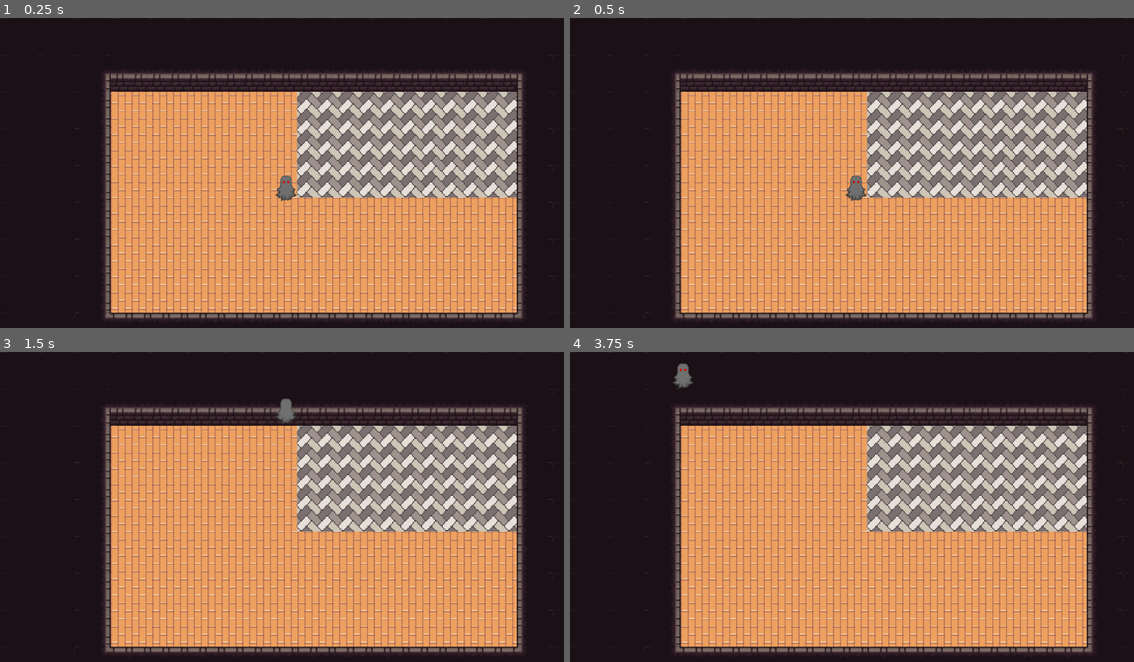
Above: before the commit, frames 1-4 (two rows, left to right).
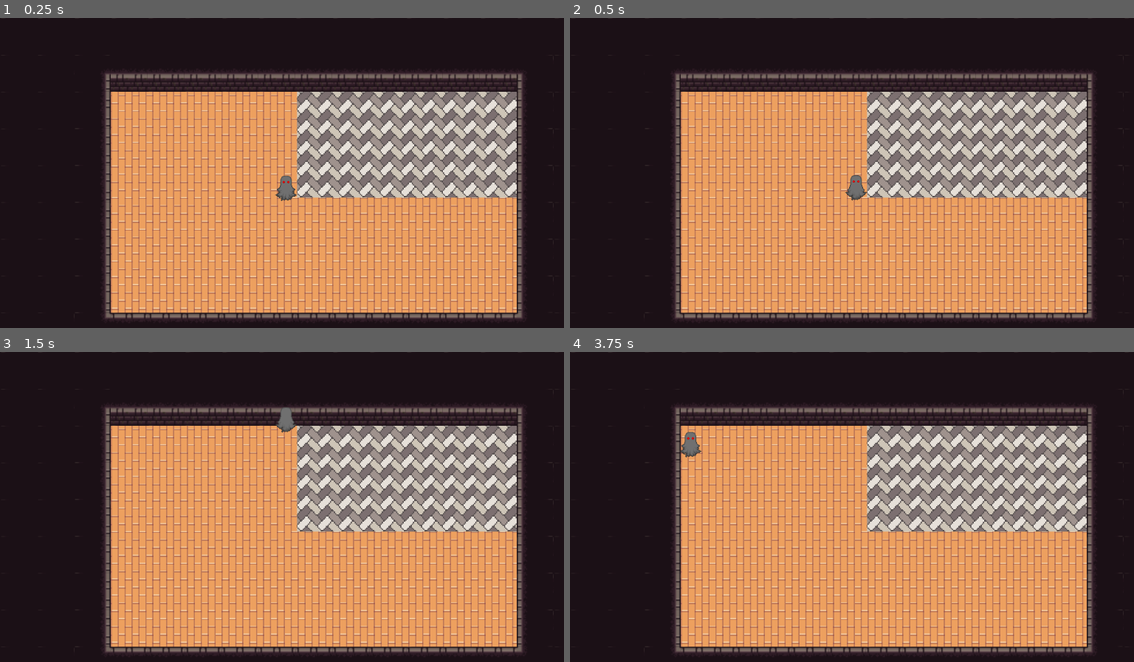
Above: after the commit, the same moments.

Repository: ikylios/GPC2022
Game: Godot game, scene res://Main.tscn
The game is run twice, just before and just after one commit, with the same random seed, the same clock (stepped at 60 frames per second) and the same inputs.
Inputs:
- Up to frame 1 (0.25 s): no input
- Up to frame 2 (0.5 s): no input
- Up to frame 3 (1.5 s): tap Enter at 0.5 s; hold W (move_up) from 0.53 s (still down)
- Up to frame 4 (3.75 s): release W (move_up) at 2.03 s; hold A (move_left) 2.03-3.53 s; hold S (move_down) from 3.53 s (still down)

Frame 1 is identical in both runs. In frame 2, less than 0.1% of the frame differs, in the area x 48-53%, y 50-60%; in frame 3, 0.2%; in frame 4, 0.4%, in the area x 18-24%, y 3-35%.

Commit message:
walls have collision, player character movement altered to honor this change.

Diff:
--- a/src/Main.tscn
+++ b/src/Main.tscn
@@ -6,77 +6,44 @@
 [ext_resource path="res://assets/floor/slab5.png" type="Texture" id=4]
 [ext_resource path="res://assets/wall/0f6a29db-2521-4e60-899f-1795dfa4906e.png" type="Texture" id=5]
 
-[sub_resource type="ConvexPolygonShape2D" id=2]
-points = PoolVector2Array( 8, 32, 0, 32, 0, 0, 8, 0 )
-
-[sub_resource type="ConvexPolygonShape2D" id=3]
-points = PoolVector2Array( 32, 32, 24, 32, 24, 0, 32, 0 )
-
-[sub_resource type="ConvexPolygonShape2D" id=4]
-points = PoolVector2Array( 24, 32, 8, 32, 8, 16, 24, 16 )
-
-[sub_resource type="ConvexPolygonShape2D" id=5]
-points = PoolVector2Array( 32, 32, 0, 32, 0, 16, 32, 16 )
-
-[sub_resource type="ConvexPolygonShape2D" id=6]
-points = PoolVector2Array( 32, 16, 24, 16, 24, 0, 32, 0 )
-
-[sub_resource type="ConvexPolygonShape2D" id=7]
-points = PoolVector2Array( 24, 8, 0, 8, 0, 0, 24, 0 )
-
-[sub_resource type="ConvexPolygonShape2D" id=8]
-points = PoolVector2Array( 32, 8, 0, 8, 0, 0, 32, 0 )
-
-[sub_resource type="ConvexPolygonShape2D" id=9]
-points = PoolVector2Array( 32, 32, 0, 32, 0, 16, 32, 16 )
-
-[sub_resource type="ConvexPolygonShape2D" id=10]
-points = PoolVector2Array( 32, 32, 0, 32, 0, 24, 32, 24 )
-
-[sub_resource type="ConvexPolygonShape2D" id=11]
-points = PoolVector2Array( 32, 32, 0, 32, 0, 24, 32, 24 )
-
-[sub_resource type="ConvexPolygonShape2D" id=12]
-points = PoolVector2Array( 32, 24, 24, 24, 24, 0, 32, 0 )
-
-[sub_resource type="ConvexPolygonShape2D" id=13]
-points = PoolVector2Array( 8, 32, 0, 32, 0, 0, 8, 0 )
-
-[sub_resource type="ConvexPolygonShape2D" id=14]
-points = PoolVector2Array( 32, 32, 8, 32, 8, 24, 32, 24 )
-
-[sub_resource type="ConvexPolygonShape2D" id=15]
-points = PoolVector2Array( 32, 32, 24, 32, 24, 0, 32, 0 )
-
-[sub_resource type="ConvexPolygonShape2D" id=16]
-points = PoolVector2Array( 32, 32, 24, 32, 24, 0, 32, 0 )
-
-[sub_resource type="ConvexPolygonShape2D" id=17]
+[sub_resource type="ConvexPolygonShape2D" id=26]
 points = PoolVector2Array( 32, 32, 0, 32, 0, 0, 32, 0 )
 
-[sub_resource type="ConvexPolygonShape2D" id=18]
-points = PoolVector2Array( 32, 8, 0, 8, 0, 0, 32, 0 )
+[sub_resource type="ConvexPolygonShape2D" id=30]
+points = PoolVector2Array( 32, 32, 0, 32, 0, 0, 32, 0 )
 
-[sub_resource type="ConvexPolygonShape2D" id=19]
-points = PoolVector2Array( 0, 0, 8, 0, 8, 32, 0, 32 )
+[sub_resource type="ConvexPolygonShape2D" id=33]
+points = PoolVector2Array( 32, 32, 0, 32, 0, 0, 32, 0 )
 
-[sub_resource type="ConvexPolygonShape2D" id=20]
-points = PoolVector2Array( 32, 8, 8, 8, 8, 0, 32, 0 )
+[sub_resource type="ConvexPolygonShape2D" id=34]
+points = PoolVector2Array( 32, 32, 0, 32, 0, 0, 32, 0 )
 
-[sub_resource type="ConvexPolygonShape2D" id=21]
-points = PoolVector2Array( 8, 32, 0, 32, 0, 0, 8, 0 )
+[sub_resource type="ConvexPolygonShape2D" id=35]
+points = PoolVector2Array( 32, 32, 0, 32, 0, 0, 32, 0 )
 
-[sub_resource type="ConvexPolygonShape2D" id=22]
-points = PoolVector2Array( 32, 8, 0, 8, 0, 0, 32, 0 )
+[sub_resource type="ConvexPolygonShape2D" id=36]
+points = PoolVector2Array( 32, 32, 0, 32, 0, 0, 32, 0 )
 
-[sub_resource type="ConvexPolygonShape2D" id=23]
-points = PoolVector2Array( 32, 32, 24, 32, 24, 8, 32, 8 )
+[sub_resource type="ConvexPolygonShape2D" id=37]
+points = PoolVector2Array( 0, 0, 32, 0, 32, 32, 0, 32 )
 
-[sub_resource type="ConvexPolygonShape2D" id=24]
-points = PoolVector2Array( 8, 32, 0, 32, 0, 0, 8, 0 )
+[sub_resource type="ConvexPolygonShape2D" id=38]
+points = PoolVector2Array( 32, 32, 0, 32, 0, 0, 32, 0 )
 
-[sub_resource type="ConvexPolygonShape2D" id=25]
-points = PoolVector2Array( 32, 32, 24, 32, 24, 0, 32, 0 )
+[sub_resource type="ConvexPolygonShape2D" id=39]
+points = PoolVector2Array( 32, 32, 0, 32, 0, 0, 32, 0 )
+
+[sub_resource type="ConvexPolygonShape2D" id=40]
+points = PoolVector2Array( 32, 32, 0, 32, 0, 0, 32, 0 )
+
+[sub_resource type="ConvexPolygonShape2D" id=41]
+points = PoolVector2Array( 32, 32, 0, 32, 0, 0, 32, 0 )
+
+[sub_resource type="ConvexPolygonShape2D" id=42]
+points = PoolVector2Array( 32, 16, 0, 16, 0, 0, 32, 0 )
+
+[sub_resource type="ConvexPolygonShape2D" id=43]
+points = PoolVector2Array( 32, 16, 0, 16, 0, 0, 32, 0 )
 
 [sub_resource type="TileSet" id=1]
 0/name = "0f6a29db-2521-4e60-899f-1795dfa4906e.png 0"
@@ -98,152 +65,86 @@
 0/navigation_offset = Vector2( 0, 0 )
 0/shape_offset = Vector2( 0, 0 )
 0/shape_transform = Transform2D( 1, 0, 0, 1, 0, 0 )
-0/shape = SubResource( 2 )
+0/shape = SubResource( 26 )
 0/shape_one_way = false
 0/shape_one_way_margin = 1.0
 0/shapes = [ {
-"autotile_coord": Vector2( 1, 0 ),
+"autotile_coord": Vector2( 5, 5 ),
 "one_way": false,
 "one_way_margin": 1.0,
-"shape": SubResource( 2 ),
+"shape": SubResource( 26 ),
 "shape_transform": Transform2D( 1, 0, 0, 1, 0, 0 )
 }, {
-"autotile_coord": Vector2( 1, 0 ),
+"autotile_coord": Vector2( 1, 5 ),
 "one_way": false,
 "one_way_margin": 1.0,
-"shape": SubResource( 3 ),
+"shape": SubResource( 30 ),
 "shape_transform": Transform2D( 1, 0, 0, 1, 0, 0 )
 }, {
-"autotile_coord": Vector2( 1, 0 ),
+"autotile_coord": Vector2( 4, 3 ),
 "one_way": false,
 "one_way_margin": 1.0,
-"shape": SubResource( 4 ),
+"shape": SubResource( 33 ),
 "shape_transform": Transform2D( 1, 0, 0, 1, 0, 0 )
 }, {
-"autotile_coord": Vector2( 2, 0 ),
+"autotile_coord": Vector2( 1, 4 ),
 "one_way": false,
 "one_way_margin": 1.0,
-"shape": SubResource( 5 ),
+"shape": SubResource( 34 ),
 "shape_transform": Transform2D( 1, 0, 0, 1, 0, 0 )
 }, {
-"autotile_coord": Vector2( 2, 0 ),
+"autotile_coord": Vector2( 2, 5 ),
 "one_way": false,
 "one_way_margin": 1.0,
-"shape": SubResource( 6 ),
+"shape": SubResource( 35 ),
 "shape_transform": Transform2D( 1, 0, 0, 1, 0, 0 )
 }, {
-"autotile_coord": Vector2( 2, 0 ),
+"autotile_coord": Vector2( 4, 5 ),
 "one_way": false,
 "one_way_margin": 1.0,
-"shape": SubResource( 7 ),
+"shape": SubResource( 36 ),
 "shape_transform": Transform2D( 1, 0, 0, 1, 0, 0 )
 }, {
-"autotile_coord": Vector2( 0, 1 ),
+"autotile_coord": Vector2( 4, 4 ),
 "one_way": false,
 "one_way_margin": 1.0,
-"shape": SubResource( 8 ),
+"shape": SubResource( 37 ),
 "shape_transform": Transform2D( 1, 0, 0, 1, 0, 0 )
 }, {
-"autotile_coord": Vector2( 0, 1 ),
+"autotile_coord": Vector2( 6, 5 ),
 "one_way": false,
 "one_way_margin": 1.0,
-"shape": SubResource( 9 ),
+"shape": SubResource( 38 ),
+"shape_transform": Transform2D( 1, 0, 0, 1, 0, 0 )
+}, {
+"autotile_coord": Vector2( 2, 4 ),
+"one_way": false,
+"one_way_margin": 1.0,
+"shape": SubResource( 39 ),
+"shape_transform": Transform2D( 1, 0, 0, 1, 0, 0 )
+}, {
+"autotile_coord": Vector2( 2, 3 ),
+"one_way": false,
+"one_way_margin": 1.0,
+"shape": SubResource( 40 ),
+"shape_transform": Transform2D( 1, 0, 0, 1, 0, 0 )
+}, {
+"autotile_coord": Vector2( 7, 0 ),
+"one_way": false,
+"one_way_margin": 1.0,
+"shape": SubResource( 41 ),
+"shape_transform": Transform2D( 1, 0, 0, 1, 0, 0 )
+}, {
+"autotile_coord": Vector2( 4, 0 ),
+"one_way": false,
+"one_way_margin": 1.0,
+"shape": SubResource( 42 ),
 "shape_transform": Transform2D( 1, 0, 0, 1, 0, 0 )
 }, {
 "autotile_coord": Vector2( 4, 1 ),
 "one_way": false,
 "one_way_margin": 1.0,
-"shape": SubResource( 10 ),
-"shape_transform": Transform2D( 1, 0, 0, 1, 0, 0 )
-}, {
-"autotile_coord": Vector2( 4, 0 ),
-"one_way": false,
-"one_way_margin": 1.0,
-"shape": SubResource( 11 ),
-"shape_transform": Transform2D( 1, 0, 0, 1, 0, 0 )
-}, {
-"autotile_coord": Vector2( 4, 0 ),
-"one_way": false,
-"one_way_margin": 1.0,
-"shape": SubResource( 12 ),
-"shape_transform": Transform2D( 1, 0, 0, 1, 0, 0 )
-}, {
-"autotile_coord": Vector2( 7, 0 ),
-"one_way": false,
-"one_way_margin": 1.0,
-"shape": SubResource( 13 ),
-"shape_transform": Transform2D( 1, 0, 0, 1, 0, 0 )
-}, {
-"autotile_coord": Vector2( 7, 0 ),
-"one_way": false,
-"one_way_margin": 1.0,
-"shape": SubResource( 14 ),
-"shape_transform": Transform2D( 1, 0, 0, 1, 0, 0 )
-}, {
-"autotile_coord": Vector2( 4, 3 ),
-"one_way": false,
-"one_way_margin": 1.0,
-"shape": SubResource( 15 ),
-"shape_transform": Transform2D( 1, 0, 0, 1, 0, 0 )
-}, {
-"autotile_coord": Vector2( 3, 3 ),
-"one_way": false,
-"one_way_margin": 1.0,
-"shape": SubResource( 16 ),
-"shape_transform": Transform2D( 1, 0, 0, 1, 0, 0 )
-}, {
-"autotile_coord": Vector2( 7, 5 ),
-"one_way": false,
-"one_way_margin": 1.0,
-"shape": SubResource( 17 ),
-"shape_transform": Transform2D( 1, 0, 0, 1, 0, 0 )
-}, {
-"autotile_coord": Vector2( 2, 5 ),
-"one_way": false,
-"one_way_margin": 1.0,
-"shape": SubResource( 18 ),
-"shape_transform": Transform2D( 1, 0, 0, 1, 0, 0 )
-}, {
-"autotile_coord": Vector2( 2, 4 ),
-"one_way": false,
-"one_way_margin": 1.0,
-"shape": SubResource( 19 ),
-"shape_transform": Transform2D( 1, 0, 0, 1, 0, 0 )
-}, {
-"autotile_coord": Vector2( 2, 4 ),
-"one_way": false,
-"one_way_margin": 1.0,
-"shape": SubResource( 20 ),
-"shape_transform": Transform2D( 1, 0, 0, 1, 0, 0 )
-}, {
-"autotile_coord": Vector2( 4, 4 ),
-"one_way": false,
-"one_way_margin": 1.0,
-"shape": SubResource( 21 ),
-"shape_transform": Transform2D( 1, 0, 0, 1, 0, 0 )
-}, {
-"autotile_coord": Vector2( 2, 3 ),
-"one_way": false,
-"one_way_margin": 1.0,
-"shape": SubResource( 22 ),
-"shape_transform": Transform2D( 1, 0, 0, 1, 0, 0 )
-}, {
-"autotile_coord": Vector2( 2, 3 ),
-"one_way": false,
-"one_way_margin": 1.0,
-"shape": SubResource( 23 ),
-"shape_transform": Transform2D( 1, 0, 0, 1, 0, 0 )
-}, {
-"autotile_coord": Vector2( 6, 1 ),
-"one_way": false,
-"one_way_margin": 1.0,
-"shape": SubResource( 24 ),
-"shape_transform": Transform2D( 1, 0, 0, 1, 0, 0 )
-}, {
-"autotile_coord": Vector2( 6, 1 ),
-"one_way": false,
-"one_way_margin": 1.0,
-"shape": SubResource( 25 ),
+"shape": SubResource( 43 ),
 "shape_transform": Transform2D( 1, 0, 0, 1, 0, 0 )
 } ]
 0/z_index = 0
@@ -271,10 +172,9 @@
 tile_set = SubResource( 1 )
 cell_size = Vector2( 32, 32 )
 cell_quadrant_size = 32
+show_collision = true
 format = 1
 tile_data = PoolIntArray( -1, 0, 262146, -65536, 0, 327682, -65535, 0, 327682, -65534, 0, 327682, -65533, 0, 327682, -6 …(2278 unchanged characters)…
 
-[node name="YSort" type="YSort" parent="."]
-
-[node name="Player" parent="YSort" instance=ExtResource( 1 )]
+[node name="Player" parent="." instance=ExtResource( 1 )]
 position = Vector2( 496, 294 )
--- a/src/Player.gd
+++ b/src/Player.gd
@@ -1,4 +1,4 @@
-extends Area2D
+extends KinematicBody2D
 
 var speed = 200 # How fast the player will move (pixels/sec).
 var screen_size
@@ -6,31 +6,21 @@
 func _ready():
 	screen_size = get_viewport_rect().size
 
-func _process(delta):
-	var velocity = Vector2.ZERO # The player's movement vector.
-	if Input.is_action_pressed("move_right"):
-		velocity.x += 1
-	if Input.is_action_pressed("move_left"):
-		velocity.x -= 1
-	if Input.is_action_pressed("move_down"):
-		velocity.y += 1
-	if Input.is_action_pressed("move_up"):
-		velocity.y -= 1
+func _physics_process(delta):
 
-	if velocity.length() > 0:
-		velocity = velocity.normalized() * speed
+	var x_input = Input.get_action_strength("move_right") - Input.get_action_strength("move_left")
+	var y_input = Input.get_action_strength("move_down") - Input.get_action_strength("move_up")
 
-		if velocity.x != 0:
+	move_and_slide(Vector2(x_input, y_input)*speed)
+
+	if x_input != 0 || y_input != 0:
+		if x_input != 0:
 			$AnimatedSprite.play("side")
-			$AnimatedSprite.flip_h = velocity.x > 0
-		if velocity.y != 0:
-			if velocity.y > 0:
+			$AnimatedSprite.flip_h = x_input > 0
+		if y_input != 0:
+			if y_input > 0:
 				$AnimatedSprite.play("down")
 			else:
 				$AnimatedSprite.play("up")
 	else:
-		$AnimatedSprite.stop()
-
-	position += velocity * delta
-	position.x = clamp(position.x, 0, screen_size.x)
-	position.y = clamp(position.y, 0, screen_size.y)
+		$AnimatedSprite.play("idle")
--- a/src/Player.tscn
+++ b/src/Player.tscn
@@ -18,6 +18,16 @@
 atlas = ExtResource( 2 )
 region = Rect2( 384, 336, 48, 48 )
 
+[sub_resource type="AtlasTexture" id=11]
+flags = 4
+atlas = ExtResource( 2 )
+region = Rect2( 288, 192, 48, 48 )
+
+[sub_resource type="AtlasTexture" id=12]
+flags = 4
+atlas = ExtResource( 2 )
+region = Rect2( 336, 192, 48, 48 )
+
 [sub_resource type="AtlasTexture" id=5]
 flags = 4
 atlas = ExtResource( 2 )
@@ -33,16 +43,6 @@
 atlas = ExtResource( 2 )
 region = Rect2( 384, 240, 48, 48 )
 
-[sub_resource type="AtlasTexture" id=11]
-flags = 4
-atlas = ExtResource( 2 )
-region = Rect2( 288, 192, 48, 48 )
-
-[sub_resource type="AtlasTexture" id=12]
-flags = 4
-atlas = ExtResource( 2 )
-region = Rect2( 336, 192, 48, 48 )
-
 [sub_resource type="AtlasTexture" id=13]
 flags = 4
 atlas = ExtResource( 2 )
@@ -54,6 +54,11 @@
 "loop": true,
 "name": "up",
 "speed": 5.0
+}, {
+"frames": [ SubResource( 11 ), SubResource( 12 ) ],
+"loop": true,
+"name": "idle",
+"speed": 2.0
 }, {
 "frames": [ SubResource( 5 ), SubResource( 6 ), SubResource( 7 ) ],
 "loop": true,
@@ -70,12 +75,12 @@
 radius = 17.0
 height = 12.0
 
-[node name="Player" type="Area2D"]
+[node name="Player" type="KinematicBody2D"]
 script = ExtResource( 1 )
 
 [node name="AnimatedSprite" type="AnimatedSprite" parent="."]
 frames = SubResource( 2 )
-animation = "down"
+animation = "idle"
 
 [node name="CollisionShape2D" type="CollisionShape2D" parent="."]
 shape = SubResource( 4 )
Not shown: 1 places in src/Main.tscn that only renumber resources
